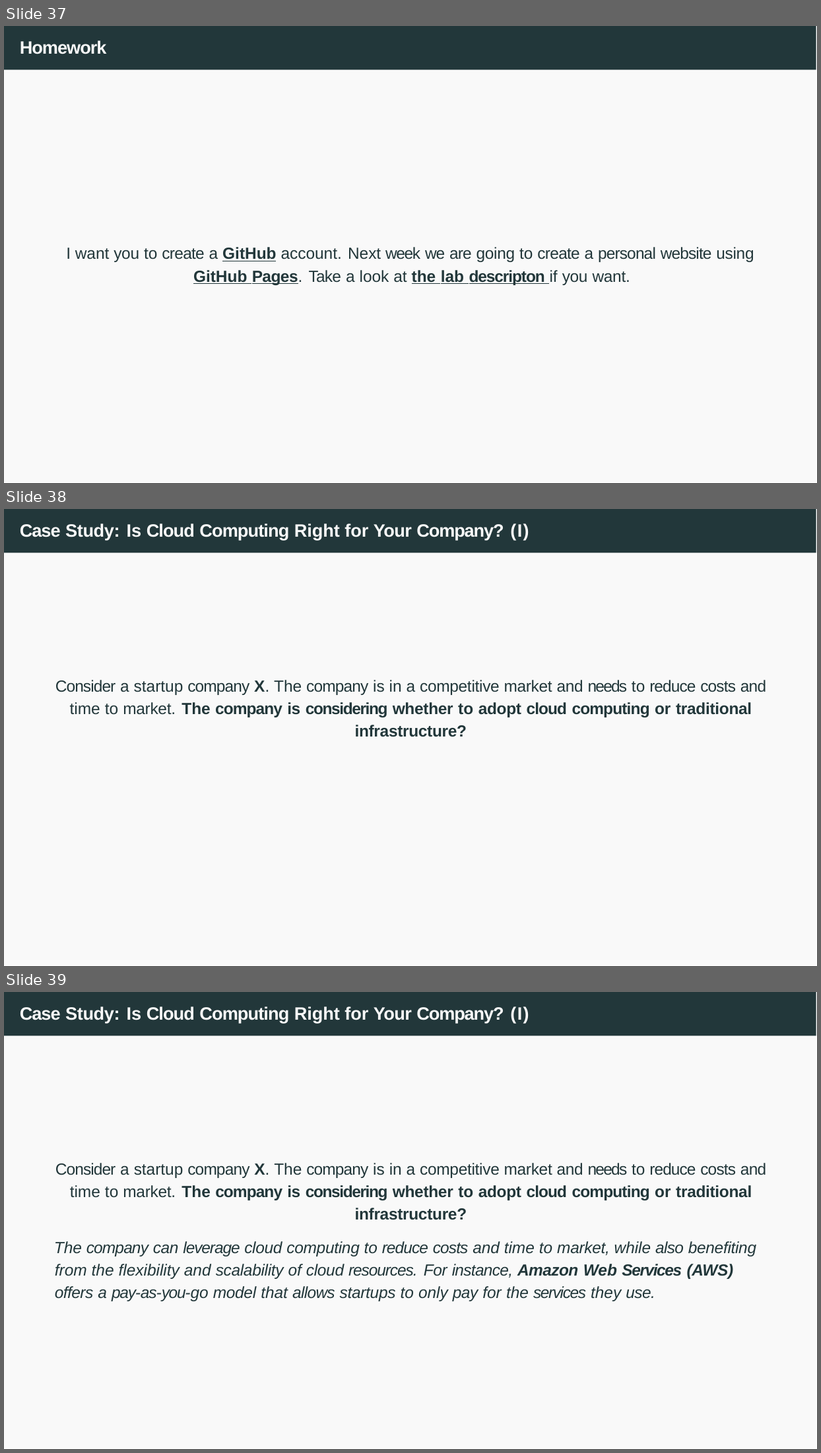
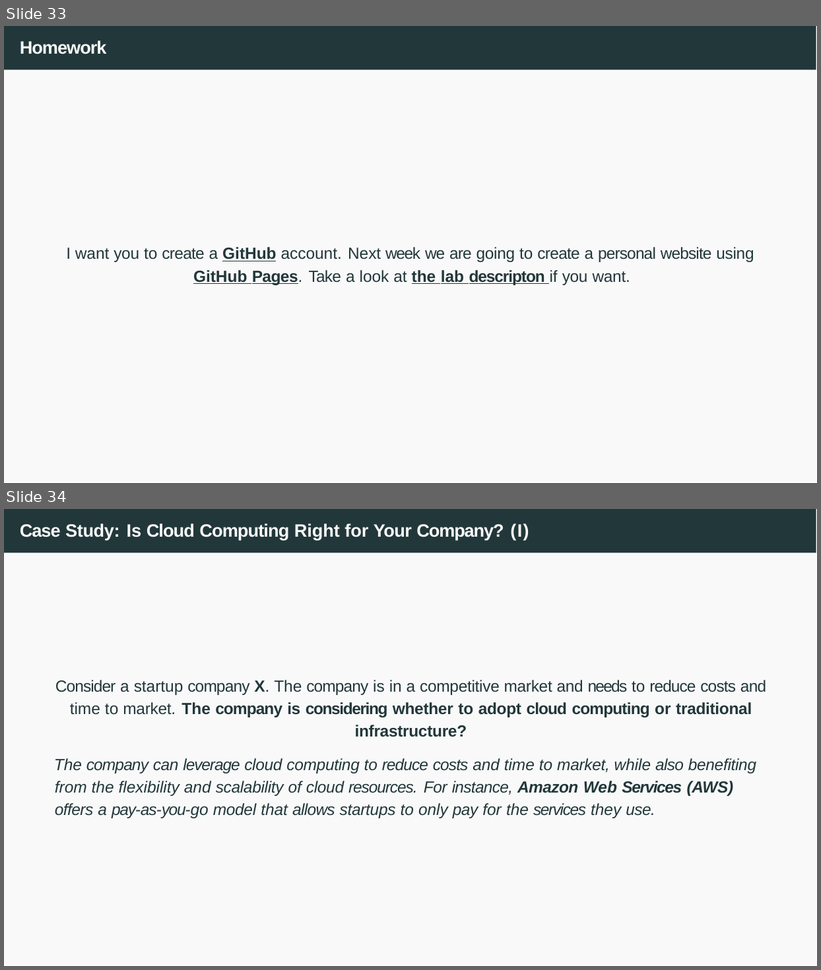
Before and after one commit to francescsolsonatehas/HPDCB, a slide deck: src/slides/Session 1 and 2 - Introduction to Cloud Computing + Github Pages-2026.pptx. Shown one above the other, each under a label of ours: slides 37, 38 and 39 before the commit, slides 33 and 34 after it. The pictures are 821x1453 and 821x970 pixels, drawn with LibreOffice and Linux fonts; fonts in the diff are those of the drawing. Boxes give left, top, right and bottom in pixels: in the first picture for what was removed or moved away, otherwise in the second. Text is boxed around its words. In the diff, an @@ line names an element or a change of style, - is before the commit and + after.

```diff
--- a/src/slides/Session 1 and 2 - Introduction to Cloud Computing + Github Pages-2026.pptx
+++ b/src/slides/Session 1 and 2 - Introduction to Cloud Computing + Github Pages-2026.pptx
@@ slide 38 removed at (4, 509, 817, 966), background #FFFFFF; not listed: 2 template elements that a slide beside it also shows @@
@@ title removed at (20, 524, 529, 540) @@
-Case Study: Is Cloud Computing Right for Your Company? (I)
@@ text removed at (55, 680, 766, 737) @@
-Consider a startup company X. The company is in a competitive market and needs to reduce costs and time to market. The company is considering whether to adopt cloud computing or traditional infrastructure?
@@ what was slide 37 is now slide 33 @@
@@ what was slide 39 is now slide 34 @@
```
Also in this commit, not shown: 3 slides changed, 4 other slides removed, 3 other files.
